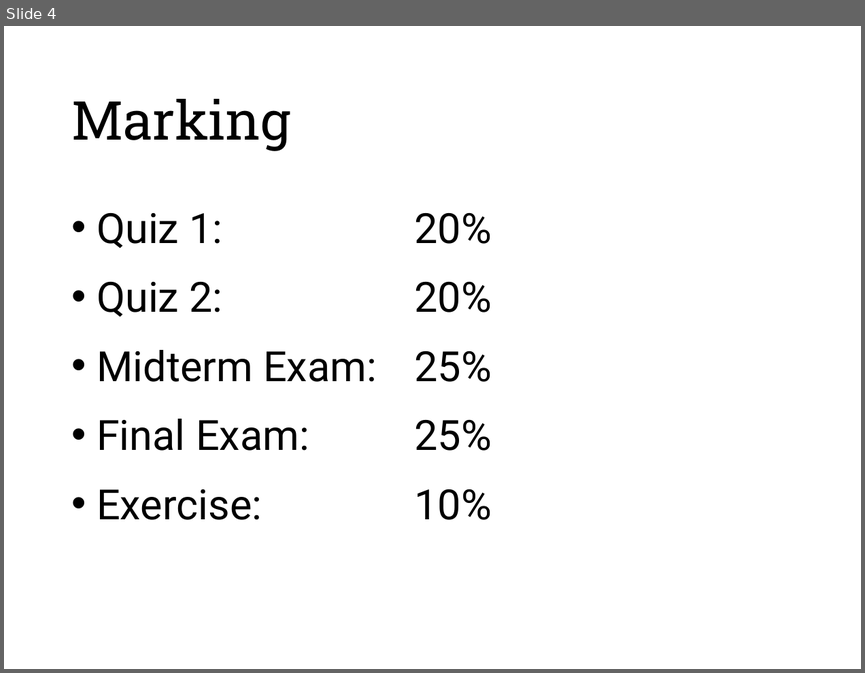
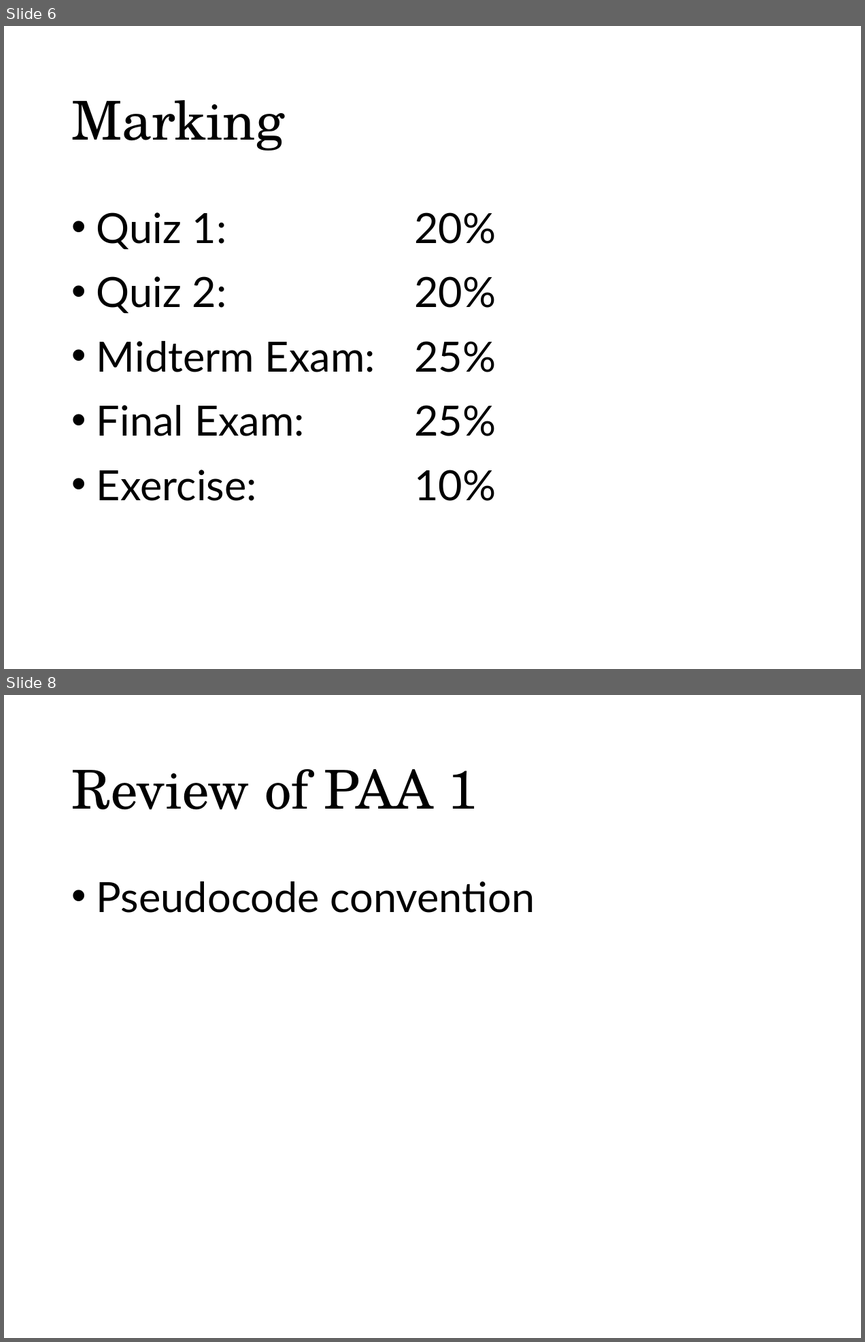
Before and after one commit to munif/paa-2, a slide deck: 161702/presentation/01 - Syllabus, Review of PAA 1/01. Syllabus, Review of PAA 1.pptx. Shown one above the other, each under a label of ours: slide 4 before the commit, slides 6 and 8 after it; the slides between them are not shown. The pictures are 865x673 and 865x1342 pixels, drawn with LibreOffice and Linux fonts; fonts in the diff are those of the drawing. Boxes give left, top, right and bottom in pixels: in the first picture for what was removed or moved away, otherwise in the second. Text is boxed around its words. In the diff, an @@ line names an element or a change of style, - is before the commit and + after.

```diff
--- a/161702/presentation/01 - Syllabus, Review of PAA 1/01. Syllabus, Review of PAA 1.pptx
+++ b/161702/presentation/01 - Syllabus, Review of PAA 1/01. Syllabus, Review of PAA 1.pptx
@@ slide 8 added at [4,695,861,1338], background #FFFFFF @@
@@ title added at [71,769,478,810], 45 pt, text #000000 @@
+Review of PAA 1
@@ text added at [96,881,535,913], 35 pt, text #000000 @@
+• Pseudocode convention
@@ what was slide 4 is now slide 6 @@
@@ slide 6 changed as well @@
@@ title "Marking" at [71,100,284,150]: font Roboto Slab to TeX Gyre Schola @@
@@ text "Quiz 1: 20%" at [96,212,496,501]: font Roboto to Lato; less space between paragraphs @@
```
Also in this commit, not shown: 6 other slides changed, 3 other slides added.
